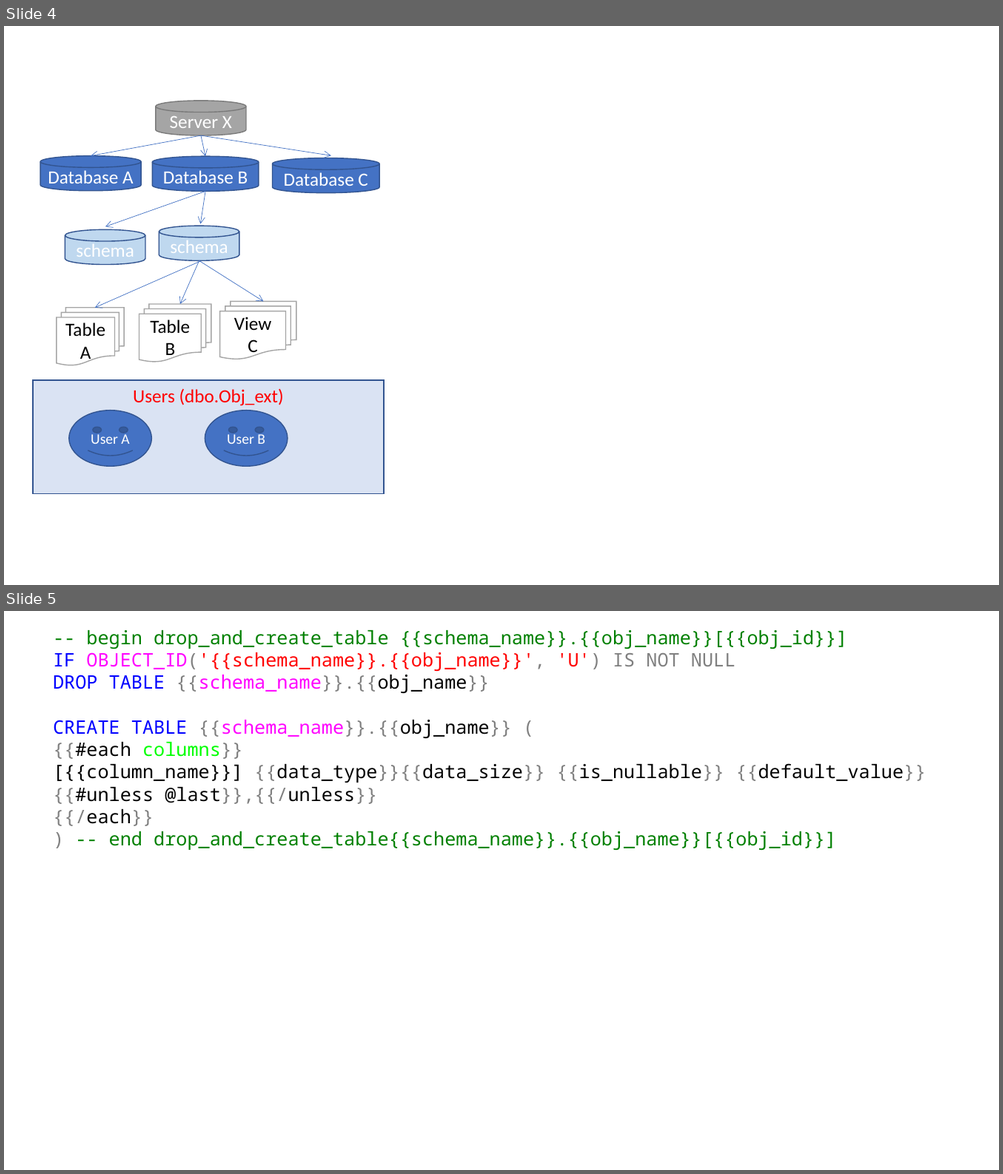
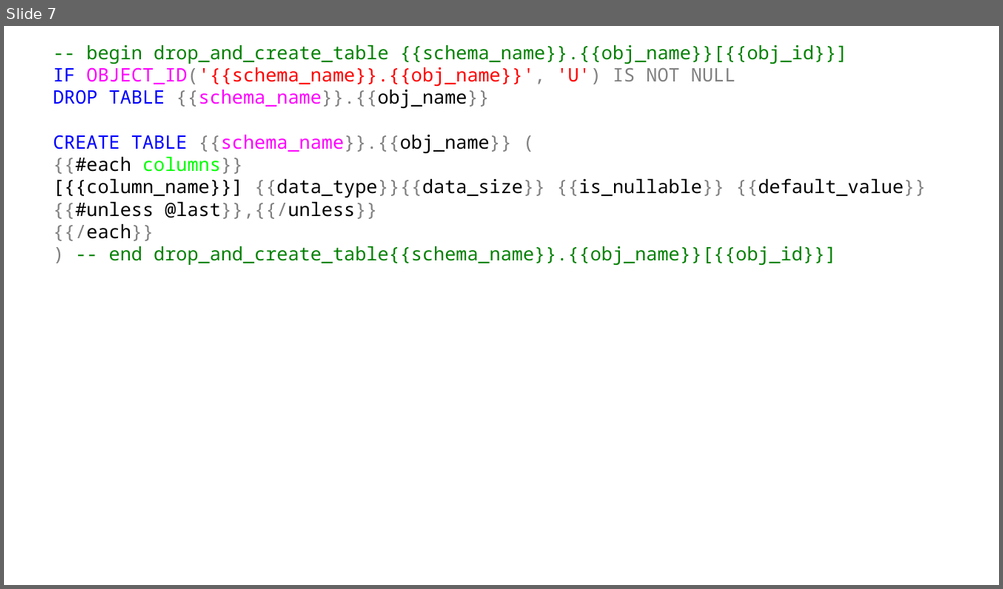
Before and after one commit to basvdberg/BETL, a slide deck: image/betl_architecture.pptx. Shown one above the other, each under a label of ours: slides 4 and 5 before the commit, slide 7 after it. The pictures are 1003x1174 and 1003x589 pixels, drawn with LibreOffice and Linux fonts; fonts in the diff are those of the drawing. Boxes give left, top, right and bottom in pixels: in the first picture for what was removed or moved away, otherwise in the second. Text is boxed around its words. In the diff, an @@ line names an element or a change of style, - is before the commit and + after.

```diff
--- a/image/betl_architecture.pptx
+++ b/image/betl_architecture.pptx
@@ slide 4 removed at (x1=4, y1=26, x2=999, y2=585), background #FFFFFF @@
@@ cylinder removed at (x1=156, y1=101, x2=246, y2=136) @@
-Server X
@@ arrow removed from (201, 136) to (91, 156) @@
@@ arrow removed from (201, 136) to (205, 156) @@
@@ arrow removed from (201, 136) to (331, 156) @@
@@ cylinder removed at (x1=40, y1=156, x2=142, y2=191) @@
-Database A
@@ cylinder removed at (x1=153, y1=156, x2=259, y2=192) @@
-Database B
@@ cylinder removed at (x1=273, y1=158, x2=380, y2=193) @@
-Database C
@@ arrow removed from (205, 192) to (105, 227) @@
@@ arrow removed from (205, 192) to (200, 224) @@
@@ cylinder removed at (x1=65, y1=230, x2=146, y2=265) @@
-schema
@@ cylinder removed at (x1=159, y1=226, x2=240, y2=261) @@
-schema
@@ arrow removed from (200, 262) to (95, 308) @@
@@ arrow removed from (199, 261) to (180, 304) @@
@@ arrow removed from (199, 261) to (264, 301) @@
@@ flow chart multidocument removed at (x1=57, y1=308, x2=124, y2=366) @@
-Table A
@@ flow chart multidocument removed at (x1=139, y1=304, x2=211, y2=362) @@
-Table B
@@ flow chart multidocument removed at (x1=219, y1=301, x2=296, y2=359) @@
-View C
@@ rectangle removed at (x1=33, y1=380, x2=384, y2=494) @@
-Users (dbo.Obj_ext)
@@ smiley face removed at (x1=69, y1=411, x2=152, y2=467) @@
-User A
@@ smiley face removed at (x1=205, y1=411, x2=287, y2=467) @@
-User B
@@ what was slide 5 is now slide 7 @@
```
Also in this commit, not shown: 3 slides changed, 7 slides added, 26 other files.
